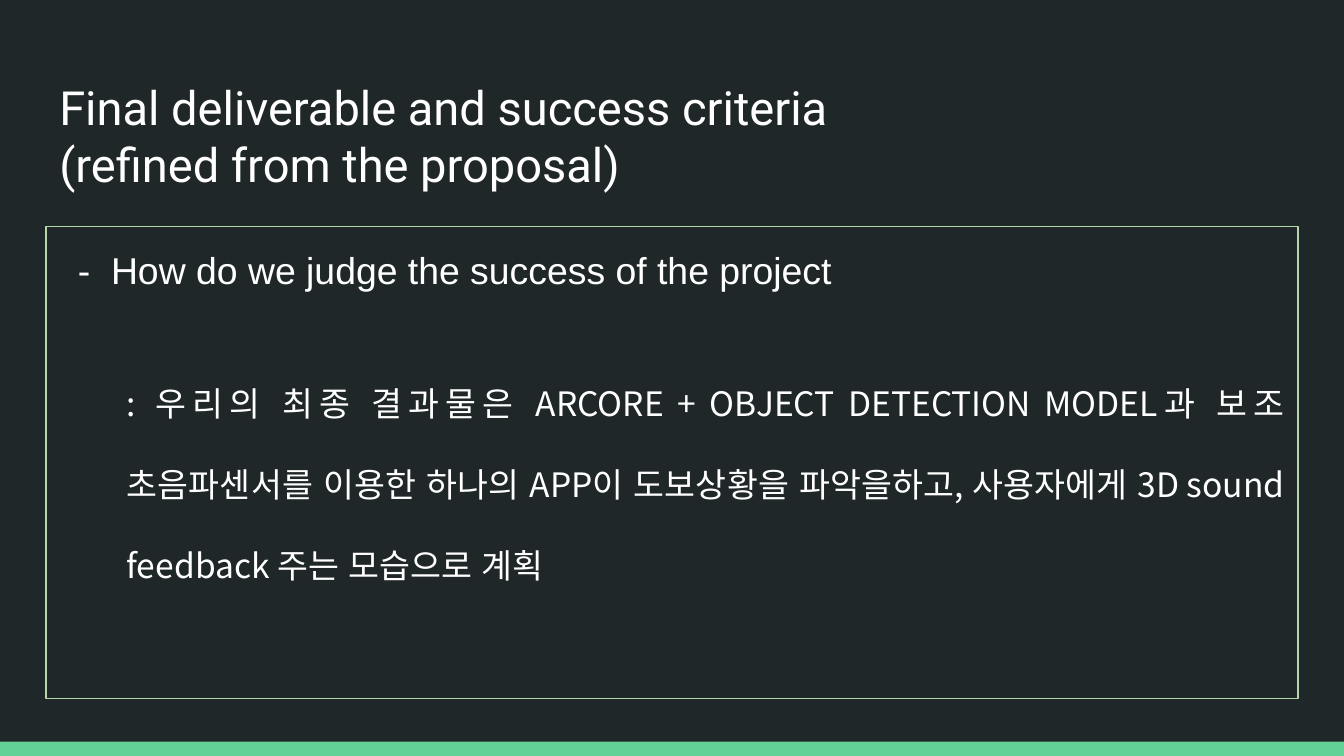
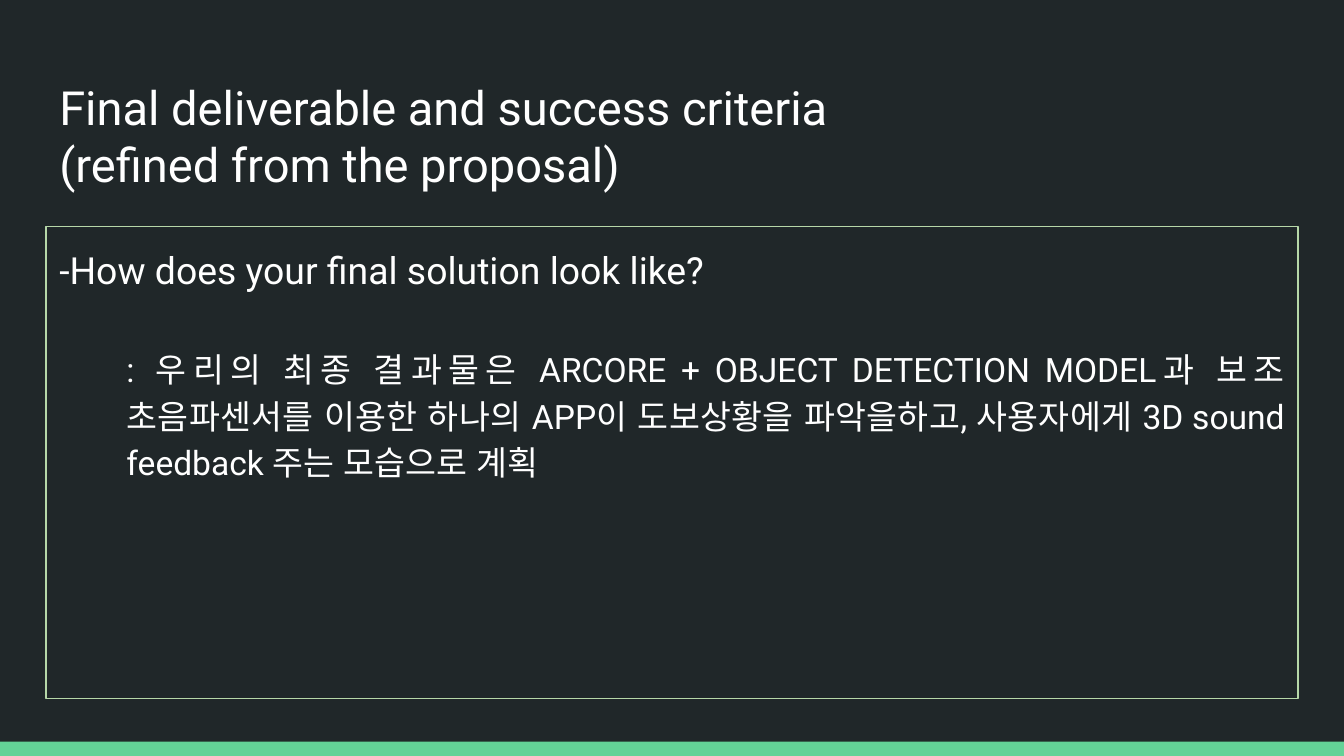
Before and after one commit to JinhwanSul/GuardianEyes, a slide deck: slide 11 of slides/Guardian eyes Midterm presentation.pptx. Drawn at 1344x756 pixels with LibreOffice and Linux fonts; fonts in the diff are those of the drawing. Boxes give left, top, right and bottom in pixels: in the first picture for what was removed or moved away, otherwise in the second. Text is boxed around its words. In the diff, an @@ line names an element or a change of style, - is before the commit and + after.

```diff
--- a/slides/Guardian eyes Midterm presentation.pptx
+++ b/slides/Guardian eyes Midterm presentation.pptx
@@ text at <box>59,255,704,292</box>: text changed; font Arial to Roboto @@
-- How do we judge the success of the project
+-How does your final solution look like?
@@ text at <box>126,354,1285,478</box>: font Noto Sans CJK KR to Roboto in ": 우리의 최종 결과물은 ARCORE + OBJECT ..."; line spacing 2 to 1.15 @@
```
Also in this commit, not shown: 10 other slides changed, 1 other file.
